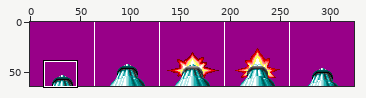
Edited in one commit: sprite sheet (res/images/guns/machinegun_shoot.png). Above, an overview of the earlier version with the close-up marked.
Close-up. Earlier state:
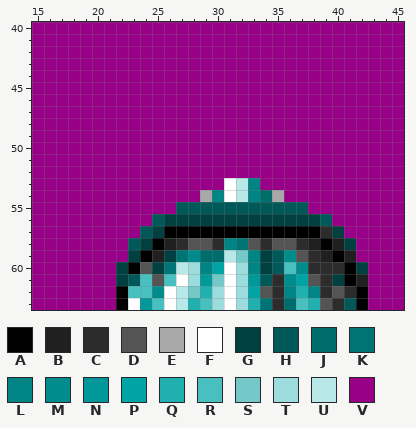
The file is 324x64 pixels. Colours within 5 levels of each other are drawn and written as one. Shown: x 15..45, y 40..63. The commit also changed other parts of the picture, which this record leaves out.
Palette (. is transparent): A #000000  B #202020  C #2c2c2c  D #545454  E #a8a8a8  F #ffffff  G #004040  H #005858  J #006c6c  K #007474  L #008484  M #008c8c  N #009898  P #00a4a4  Q #20b0b0  R #48c0c0  S #74c8c8  T #9cdcdc  U #b8e8e8  V #980088
Pixels before, first column x 15:
40 VVVVVVVVVVVVVVVVVVVVVVVVVVVVVVV
41 VVVVVVVVVVVVVVVVVVVVVVVVVVVVVVV
42 VVVVVVVVVVVVVVVVVVVVVVVVVVVVVVV
43 VVVVVVVVVVVVVVVVVVVVVVVVVVVVVVV
44 VVVVVVVVVVVVVVVVVVVVVVVVVVVVVVV
45 VVVVVVVVVVVVVVVVVVVVVVVVVVVVVVV
46 VVVVVVVVVVVVVVVVVVVVVVVVVVVVVVV
47 VVVVVVVVVVVVVVVVVVVVVVVVVVVVVVV
48 VVVVVVVVVVVVVVVVVVVVVVVVVVVVVVV
49 VVVVVVVVVVVVVVVVVVVVVVVVVVVVVVV
50 VVVVVVVVVVVVVVVVVVVVVVVVVVVVVVV
51 VVVVVVVVVVVVVVVVVVVVVVVVVVVVVVV
52 VVVVVVVVVVVVVVVVVVVVVVVVVVVVVVV
53 VVVVVVVVVVVVVVVVFULVVVVVVVVVVVV
54 VVVVVVVVVVVVVVELFULJEVVVVVVVVVV
55 VVVVVVVVVVVVHHHHHHHHHHHVVVVVVVV
56 VVVVVVVVVVHGGGGGGGGGGGGGHVVVVVV
57 VVVVVVVVVHGAAAAAAAAAAAAACGVVVVV
58 VVVVVVVVHGABCDDCLKDCDDCBABGVVVV
59 VVVVVVVVGABGKMJJUSLGHMDCBABVVVV
60 VVVVVVVGADGKUTLPFTLGHRMCCCAGVVV
61 VVVVVVVGHRDRFTNSFTNHCMPDCGABVVV
62 VVVVVVVARRMFUSQTFTPDCLQLCDCAVVV
63 VVVVVVVAFNRFUQRTFTQKCJRQDCHAVVV
After the commit:
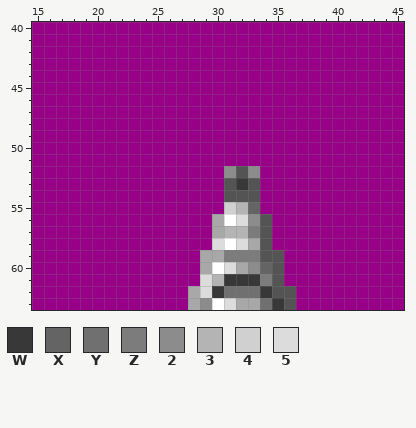
Colours new in this view: W #383838  X #646464  Y #707070  Z #7c7c7c  2 #8c8c8c  3 #b4b4b4  4 #d0d0d0  5 #dcdcdc
Change:
y 52: x 31..33 VVV -> 2D2
y 53: x 31..33 FUL -> DWD
y 54: x 29..35 ELFULJE -> VVDDDVV
y 55: x 27..37 HHHHHHHHHHH -> VVVV43XVVVV
y 56: x 25..39 HGGGGGGGGGGGGGH -> VVVVVEF52DVVVVV
y 57: x 24..40 HGAAAAAAAAAAAAACG -> VVVVVVE33ZDVVVVVV
y 58: x 23..41 HGABCDDCLKDCDDCBABG -> VVVVVVV5F5EDVVVVVVV
y 59: x 23..41 GABGKMJJUSLGHMDCBAB -> VVVVVVEEZZZDDVVVVVV
y 60: x 22..42 GADGKUTLPFTLGHRMCCCAG -> VVVVVVVEF5E2XDVVVVVVV
y 61: x 22..42 GHRDRFTNSFTNHCMPDCGAB -> VVVVVVV53WWWZDVVVVVVV
y 62: x 22..42 ARRMFUSQTFTPDCLQLCDCA -> VVVVVVE5WYYYWDDVVVVVV
y 63: x 22..42 AFNRFUQRTFTQKCJRQDCHA -> VVVVVVE2F5EEYWDVVVVVV
